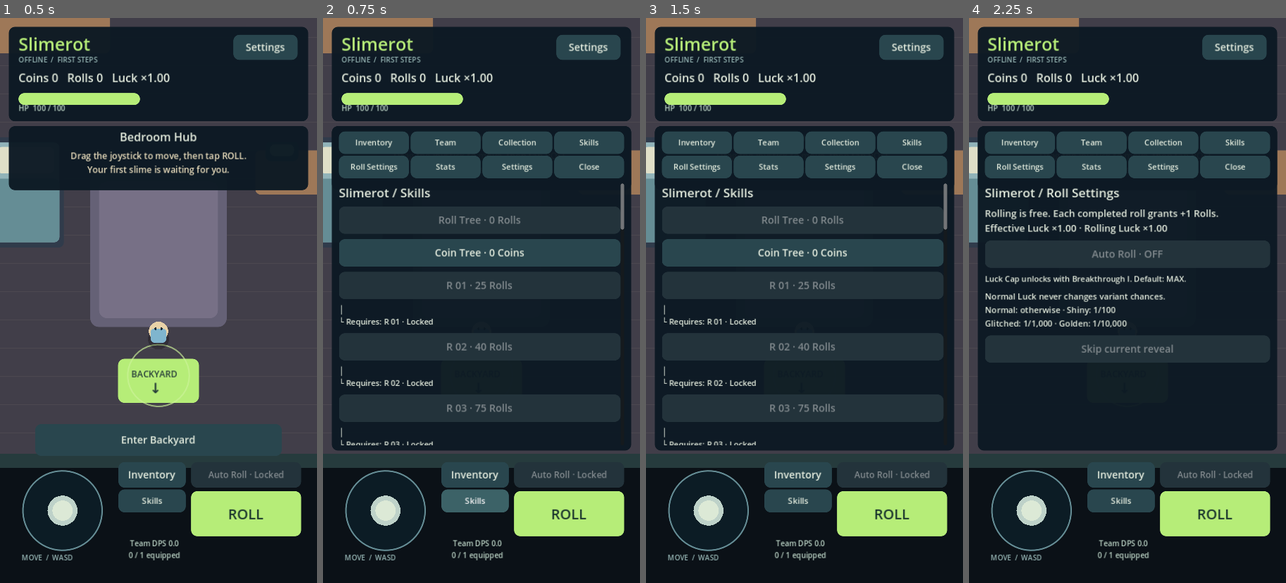
Above: before the commit, frames 1-4 (left to right).
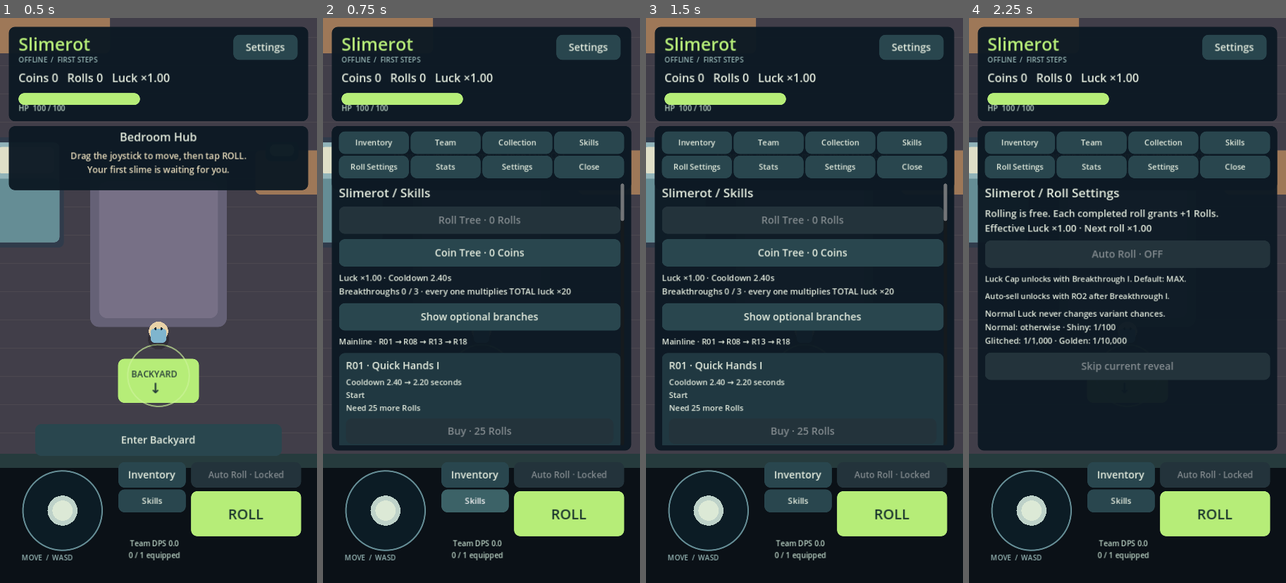
Above: after the commit, the same moments.

Repository: kristijannema-ai/Slimerot
Game: Godot game, scene res://scenes/Slimerot.tscn
Two runs of this game, one before a commit and one after it. Both use one fixed random seed, a clock stepped at 60 frames per second and the inputs below.
Inputs:
- Up to frame 1 (0.5 s): no input
- Up to frame 2 (0.75 s): click "Skills" at 0.5 s
- Up to frame 3 (1.5 s): click "Skills" at 1.25 s
- Up to frame 4 (2.25 s): click "Roll Settings" at 2 s

Frame 1 is identical in both runs. In frame 2, 18% of the frame differs, in the area x 5-96%, y 35-76%; in frame 3, 18%; in frame 4, 6.1%.

Commit message:
Implement Slimerot stage 3: scripts/ui/SlimerotMenus.gd

Diff:
--- a/scripts/ui/SlimerotMenus.gd
+++ b/scripts/ui/SlimerotMenus.gd
@@ -4,6 +4,7 @@
 var hud: SlimerotHUD
 var sort_order := "DPS"
 var skill_tab := "Roll"
+var optional_branch := false
 var copy_page := 0
 var holding := false
 var hold_seconds := 0.0
@@ -112,22 +113,50 @@
 func skills() -> void:
 	for tab in ["Roll", "Coin"]:
 		hud.menu_button(tab + " Tree · %d %s" % [GameState.rolls_balance if tab == "Roll" else GameState.coins, "Rolls" if tab == "Roll" else "Coins"], func(): skill_tab = tab; hud.open_menu("Skills"), tab == skill_tab)
+	if skill_tab == "Roll":
+		hud.menu_label("Luck ×%.2f · Cooldown %.2fs\nBreakthroughs %d / 3 · every one multiplies TOTAL luck ×20" % [RollManager.effective_luck(), SkillTreeManager.derived_stats().roll_cooldown, SkillTreeManager.derived_stats().breakthrough_count], 19)
+		hud.menu_button("Show mainline" if optional_branch else "Show optional branches", func(): optional_branch = not optional_branch; hud.open_menu("Skills"))
+		hud.menu_label("Optional branches never gate a Breakthrough." if optional_branch else "Mainline · R01 → R08 → R13 → R18", 18)
 	for id in SkillTreeManager.nodes:
 		var data: SlimerotData.SkillNodeData = SkillTreeManager.nodes[id]
 		if data.tree_type != skill_tab: continue
-		var unlocked: bool = GameState.structure_unlocked_flags.get("skill_tree_shrine", false)
+		if skill_tab == "Roll" and data.optional != optional_branch: continue
+		var box := PanelContainer.new()
+		var is_breakthrough := data.effect_type == "checkpoint_luck"
+		box.add_theme_stylebox_override("panel", hud.style(Color("294d45") if is_breakthrough else Color("203841")))
+		hud.menu_body.add_child(box)
+		var column := VBoxContainer.new()
+		column.add_theme_constant_override("separation", 8)
+		box.add_child(column)
+		var heading := Label.new()
+		heading.text = id + " · " + data.display_name
+		heading.autowrap_mode = TextServer.AUTOWRAP_WORD_SMART
+		heading.add_theme_font_size_override("font_size", 23)
+		heading.add_theme_color_override("font_color", Color("d5ff8f") if is_breakthrough else Color("e5eddf"))
+		column.add_child(heading)
+		var detail := Label.new()
+		detail.text = data.description
+		detail.autowrap_mode = TextServer.AUTOWRAP_WORD_SMART
+		detail.add_theme_font_size_override("font_size", 18)
 		for prerequisite in data.prerequisite_ids:
-			hud.menu_label("│\n└ Requires: " + prerequisite.replace("_", " ").capitalize() + (" ✓" if prerequisite in GameState.purchased_skill_node_ids else " · Locked"), 18)
-			unlocked = unlocked and prerequisite in GameState.purchased_skill_node_ids
+			detail.text += "\n└ Requires " + prerequisite + (" ✓" if prerequisite in GameState.purchased_skill_node_ids else " · Locked")
+		if data.prerequisite_ids.is_empty(): detail.text += "\nStart"
 		if data.required_boss_zone > 0:
-			hud.menu_label("└ Requires Z%d boss" % data.required_boss_zone, 18)
-			unlocked = unlocked and WorldManager.is_boss_zone_defeated(data.required_boss_zone)
-		var owned: bool = id in GameState.purchased_skill_node_ids
-		var balance: int = GameState.rolls_balance if data.currency_type == "Rolls" else GameState.coins
-		hud.menu_button(id.replace("_", " ").capitalize() + (" · Owned" if owned else " · %d %s" % [data.cost, data.currency_type]), func(): SkillTreeManager.purchase(id); hud.open_menu("Skills"), owned or not unlocked or balance < data.cost)
+			detail.text += "\n└ Requires Z%d boss" % data.required_boss_zone
+		column.add_child(detail)
+		var buy := Button.new()
+		var blocker := SkillTreeManager.purchase_blocker(id)
+		buy.text = ("Owned" if id in GameState.purchased_skill_node_ids else "Buy · %d %s" % [data.cost, data.currency_type])
+		buy.custom_minimum_size.y = 58
+		buy.disabled = not blocker.is_empty()
+		buy.tooltip_text = blocker
+		buy.pressed.connect(func(): SkillTreeManager.purchase(id); hud.open_menu("Skills"))
+		column.add_child(buy)
+		if not blocker.is_empty() and blocker != "Owned":
+			detail.text += "\n" + blocker
 
 func roll_settings() -> void:
-	hud.menu_label("Rolling is free. Each completed roll grants +1 Rolls.\nEffective Luck ×%.2f · Rolling Luck ×%.2f" % [RollManager.effective_luck(), RollManager.rolling_luck()])
+	hud.menu_label("Rolling is free. Each completed roll grants +1 Rolls.\nEffective Luck ×%.2f · Next roll ×%.2f" % [RollManager.effective_luck(), RollManager.rolling_luck(RollManager.next_roll_multiplier())])
 	hud.menu_button("Auto Roll · " + ("ON" if GameState.settings.auto_roll_state else "OFF"), hud.toggle_auto, not SkillTreeManager.derived_stats().auto_roll)
 	if SkillTreeManager.derived_stats().breakthrough_count > 0:
 		hud.menu_label("Luck Cap · affects rolling only", 20)
@@ -135,7 +164,25 @@
 			hud.menu_button(cap + (" ✓" if GameState.settings.luck_cap == SlimerotBalance.LUCK_CAPS[cap] else ""), func(): RollManager.set_luck_cap(SlimerotBalance.LUCK_CAPS[cap]); hud.open_menu("Roll Settings"))
 	else:
 		hud.menu_label("Luck Cap unlocks with Breakthrough I. Default: MAX.", 18)
-	hud.menu_label("Normal Luck never changes variant chances.\nNormal: otherwise · Shiny: 1/100\nGlitched: 1/1,000 · Golden: 1/10,000", 19)
+	var stats := SkillTreeManager.derived_stats()
+	if stats.super_roll:
+		hud.menu_label("Super Roll: next in %d rolls. Every 100th Lifetime Roll uses ×5 after the selected cap." % RollManager.rolls_until_super(), 19)
+	if stats.auto_sell:
+		hud.menu_button("Auto-sell Normal duplicates · " + ("ON" if GameState.settings.auto_sell_settings.enabled else "OFF"), func(): InventoryManager.set_auto_sell(not GameState.settings.auto_sell_settings.enabled); hud.open_menu("Roll Settings"))
+		hud.menu_label("Only new Normal duplicates at or below the selected threshold. Keeps one copy per pair; favorites and equipped copies are always protected.", 18)
+		var picker := OptionButton.new()
+		picker.custom_minimum_size.y = 56
+		var thresholds := InventoryManager.auto_sell_thresholds()
+		for index in thresholds.size():
+			var threshold: int = thresholds[index]
+			picker.add_item("Auto-sell ≤ 1 in " + SlimeDatabase.format_number(threshold), threshold)
+			if threshold == int(GameState.settings.auto_sell_settings.threshold): picker.select(index)
+		picker.item_selected.connect(func(index): InventoryManager.set_auto_sell_threshold(picker.get_item_id(index)))
+		hud.menu_body.add_child(picker)
+		hud.menu_label("Filter II: discovered thresholds available." if stats.filter_2 else ("Filter I: 20 / 100 / 1,000." if stats.filter_1 else "Default: 100. Unlock Filter I or II for more choices."), 18)
+	else:
+		hud.menu_label("Auto-sell unlocks with RO2 after Breakthrough I.", 18)
+	hud.menu_label("Normal Luck never changes variant chances.\nNormal: otherwise · Shiny: 1/%d\nGlitched: 1/%s · Golden: 1/%s" % [80 if stats.variant_sense else 100, "800" if stats.variant_sense else "1,000", "8,000" if stats.variant_sense else "10,000"], 19)
 	hud.menu_button("Skip current reveal", func(): RollManager.skip_reveal(), RollManager.active_reveal.is_empty() or (RollManager.active_reveal.get("threshold", 0) >= 1000000 and RollManager.active_reveal.get("first_discovery", false)))
 
 func stats() -> void:
